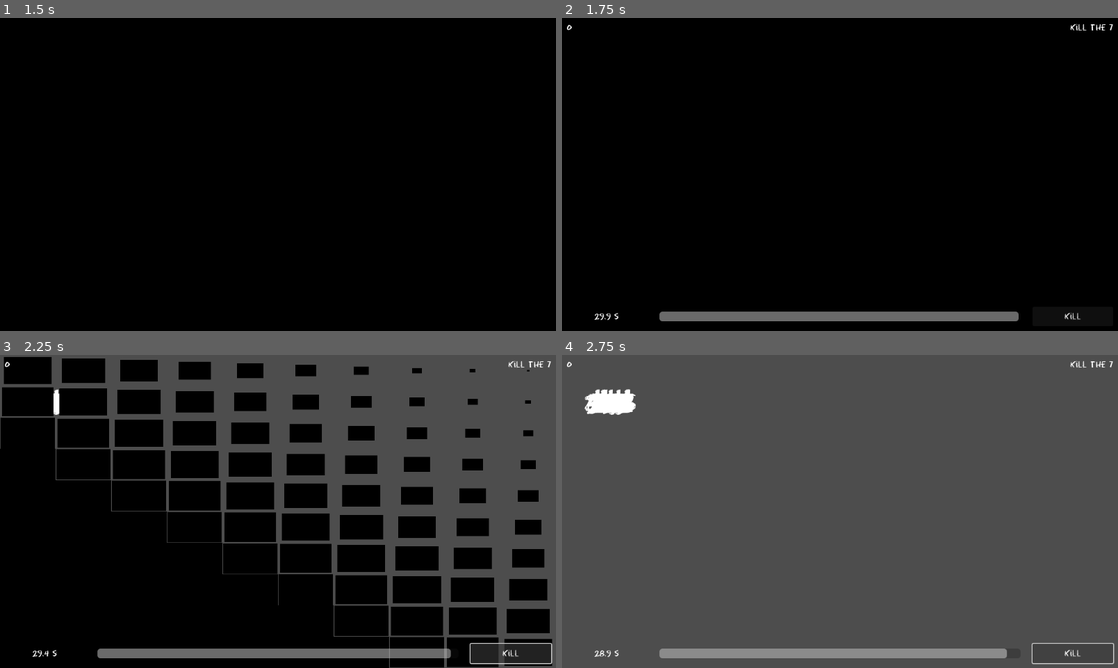
Above: before the commit, frames 1-4 (two rows, left to right).
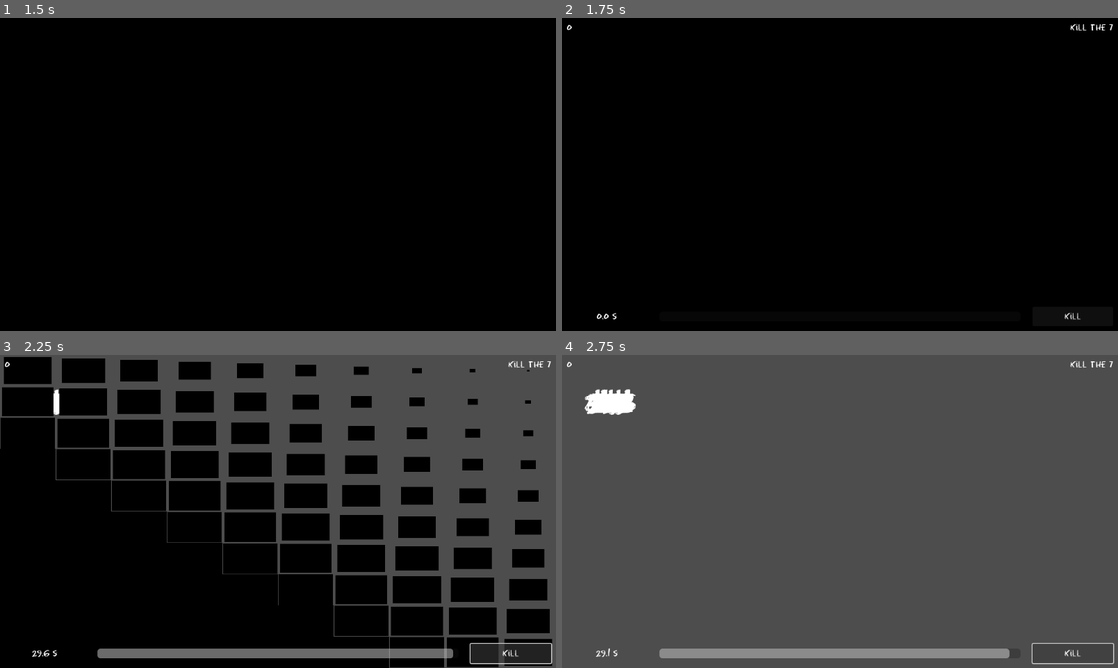
Above: after the commit, the same moments.

Repository: AntDum/UngodlyNumber
Game: Godot game, scene res://scenes/menu/main_menu.tscn
The game is run twice, just before and just after one commit, with the same random seed, the same clock (stepped at 60 frames per second) and the same inputs.
Inputs:
- Up to frame 1 (1.5 s): click "Play" at 0.5 s; click "Play" at 1.25 s
- Up to frame 2 (1.75 s): no input
- Up to frame 3 (2.25 s): click "Kill" at 2 s
- Up to frame 4 (2.75 s): no input

Frame 1 is identical in both runs. In frame 2, 2.1% of the frame differs, in the area x 5-83%, y 93-97%; in frame 3, less than 0.1%; in frame 4, less than 0.1%.

Commit message:
add signal for round

Diff:
--- a/scripts/game_manager.gd
+++ b/scripts/game_manager.gd
@@ -1,4 +1,7 @@
 extends Node
+
+signal round_started
+signal round_ended
 
 @export var game_time : float = 30
 
@@ -11,14 +14,15 @@
 var score : int = 0: set = _setter_score
 
 func _ready() -> void:
+	SceneManager.end_transition.connect(start_game)
 	EventBus.selected.connect(_on_number_selected)
-	start_game()
 
 func _process(delta: float) -> void:
 	if ui:
 		ui.set_time(game_timer.time_left, game_time)
 
 func start_game() -> void:
+	round_started.emit()
 	game_timer.start(game_time)
 
 func clear_game() -> void:
Not shown: 1 places in scenes/Level.tscn that only renumber resources
